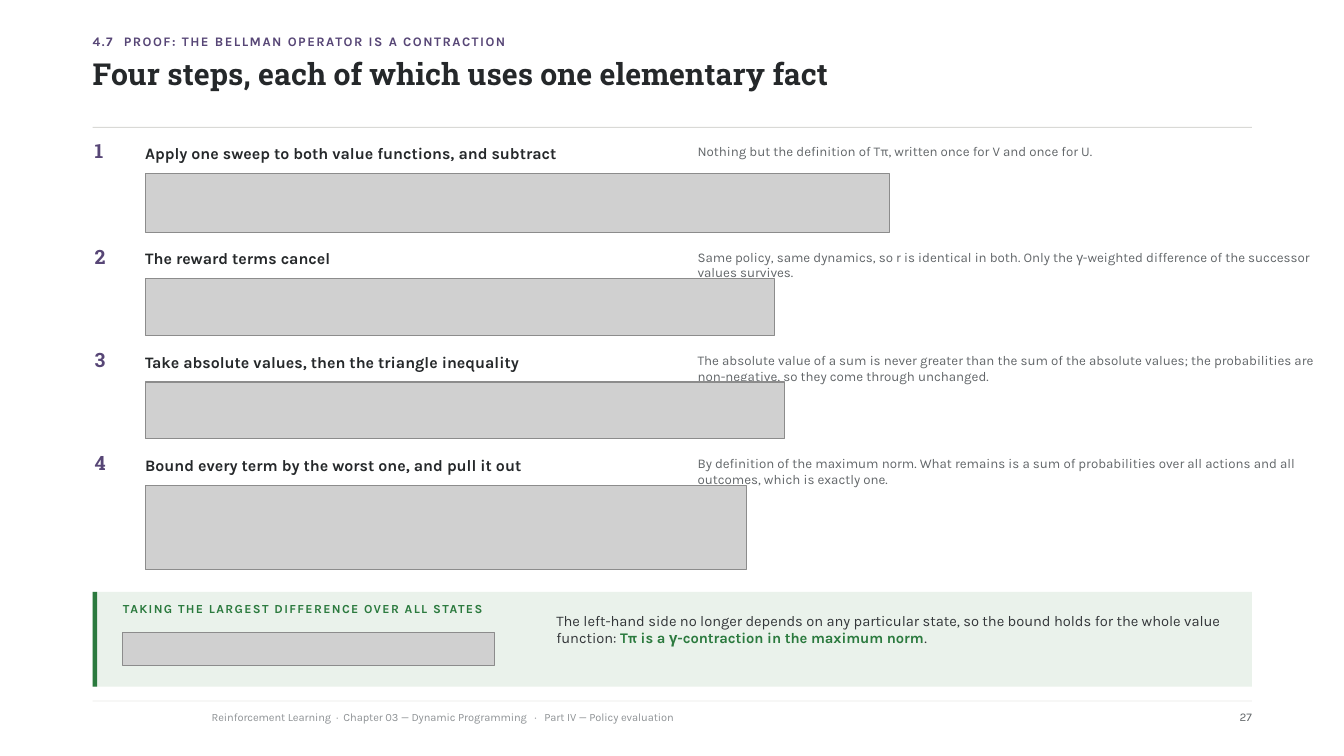
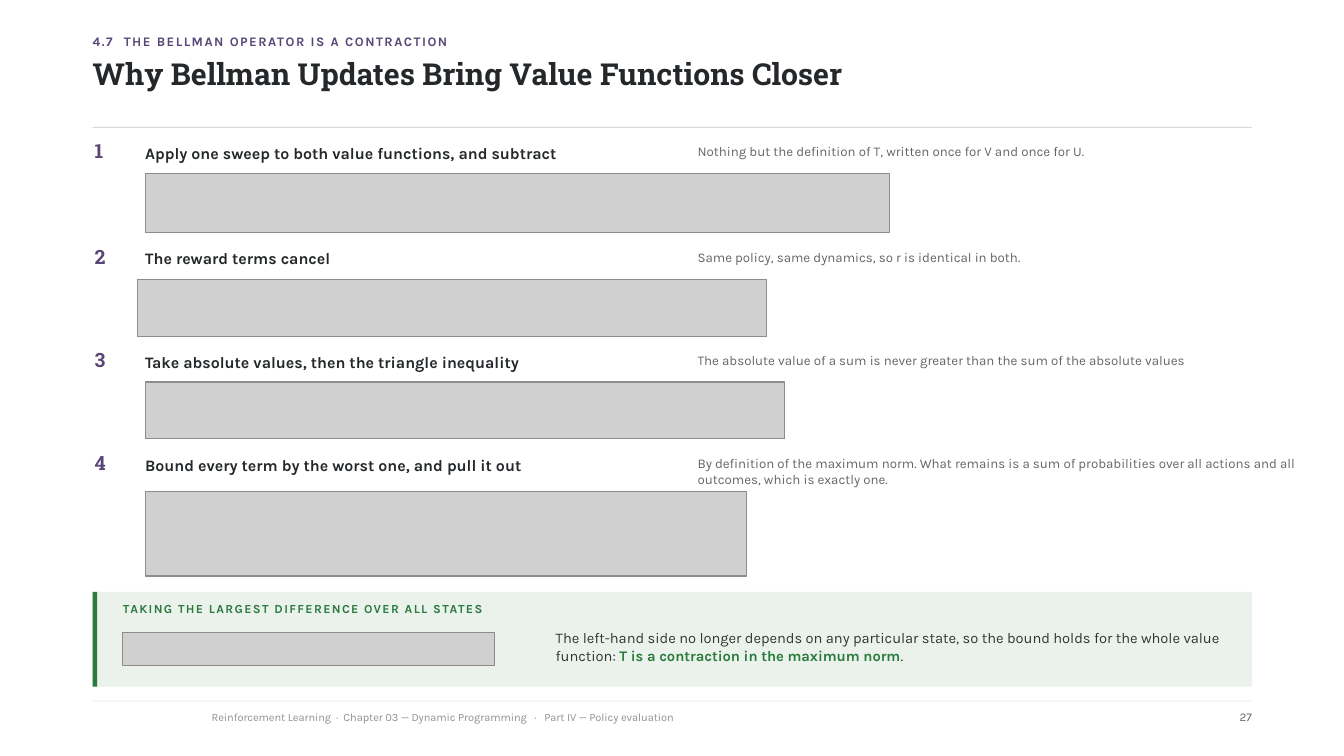
Before and after one commit to riccardoberta/reinforcement-learning, a slide deck: slide 27 of 03 - Dynamic Programming/slides.pptx. Drawn at 1344x756 pixels with LibreOffice and Linux fonts; fonts in the diff are those of the drawing; grey boxes stand for pictures; background and template pictures are left out. Boxes give left, top, right and bottom in pixels: in the first picture for what was removed or moved away, otherwise in the second. Text is boxed around its words. In the diff, an @@ line names an element or a change of style, - is before the commit and + after.

```diff
--- a/03 - Dynamic Programming/slides.pptx
+++ b/03 - Dynamic Programming/slides.pptx
@@ text at box(93, 37, 213, 46): text changed @@
-4.7 PROOF: THE BELLMAN OPERATOR IS A CONTRACTION
+4.7 THE BELLMAN OPERATOR IS A CONTRACTION
@@ text at box(93, 62, 842, 92): text changed @@
-Four steps, each of which uses one elementary fact
+Why Bellman Updates Bring Value Functions Closer
@@ text at box(698, 147, 1084, 159): text changed @@
-Nothing but the definition of Tπ, written once for V and once for U.
+Nothing but the definition of T, written once for V and once for U.
@@ text at box(698, 253, 1020, 265): text changed @@
-Same policy, same dynamics, so r is identical in both. Only the γ-weighted difference of the successor values survives.
+Same policy, same dynamics, so r is identical in both.
@@ picture: place and size @@
-picture at box(145, 279, 775, 336)
+picture at box(137, 280, 767, 337)
@@ text at box(698, 356, 1184, 368): text changed @@
-The absolute value of a sum is never greater than the sum of the absolute values; the probabilities are non-negative, so they come through unchanged.
+The absolute value of a sum is never greater than the sum of the absolute values
@@ picture: place and size @@
-picture at box(145, 485, 746, 570)
+picture at box(145, 492, 746, 577)
@@ text at box(556, 633, 1220, 661): text changed @@
-The left-hand side no longer depends on any particular state, so the bound holds for the whole value function: Tπ is a γ-contraction in the maximum norm.
+The left-hand side no longer depends on any particular state, so the bound holds for the whole value function: T is a contraction in the maximum norm.
```
Also in this commit, not shown: 20 other slides changed, 10 other files.
